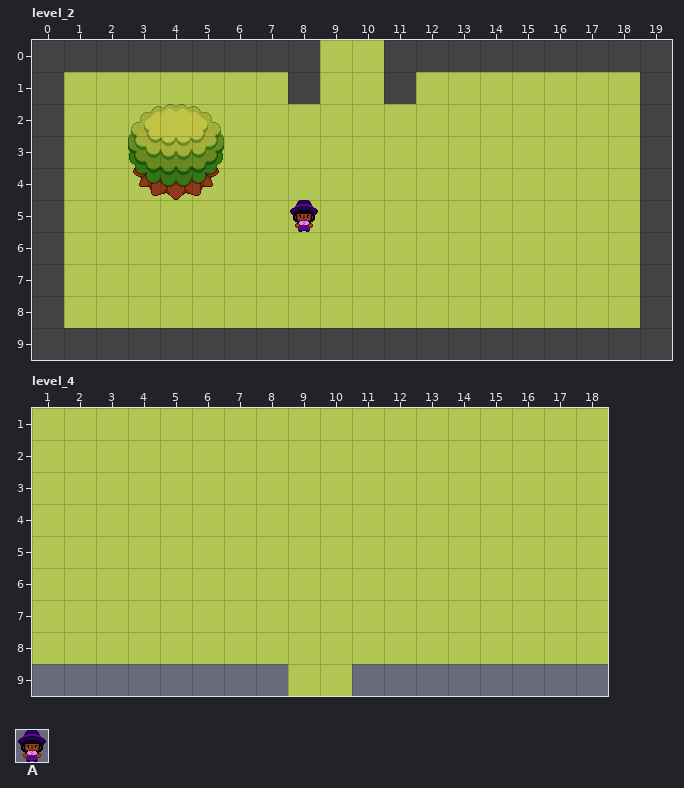
Two versions of a level (LDtk project, game_data/map/demo_map3.ldtk). That is the earlier state.
Cells are 32x32 px. Shown: level_2 x 0..19, y 0..9; level_4 x 1..18, y 1..9.
Key: from "bella_tileset": A 0.
Objects are placed by their top-left corner, in cells (3,4 is the top-left corner of cell 3,4); size is 1x1 cell unless given.
Layers that did not change in this view are not listed.
Objects on layer "entities" before, level_2:
A "checkpoint" at 8,5
And afterwards:
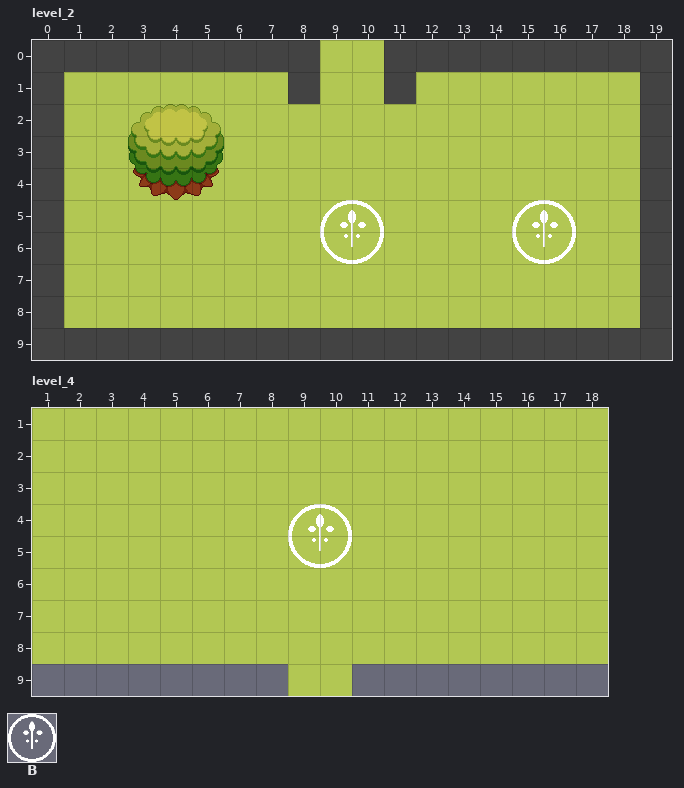
Further tiles: from "checkpoint": B 0.
Commit message: checkpoints are in!
Difference:
Layer "entities", level_2:
changed: A "checkpoint" at 8,5 -> B "checkpoint" at 9,5 size 2x2
added: B "checkpoint" at 15,5 size 2x2
Layer "entities", level_4:
added: B "checkpoint" at 9,4 size 2x2
